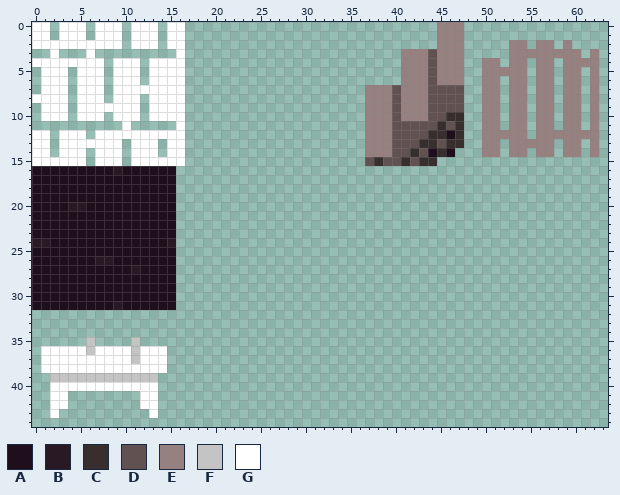
Pixel-art sprite, stored at assets/sprites/tiles.png. The picture above was drawn from the file before the commit.
The file is 64x64 pixels. Shown: x 0..63, y 0..44.
Palette (. is transparent): A #1f0f1c  B #291924  C #382e2e  D #625151  E #968080  F #c4c4c4  G #ffffff
Pixels before (only the part around the change), first column x 20:
 0 .........................EEE................
 1 .........................EEE................
 2 .........................EEE.....EE.EE.E....
 3 .....................EEEDEEE.....EEEEEEEE.E.
 4 .....................EEEDEEE..EE.EE.EE.EEEE.
 5 .....................EEEDEEE..EEEEE.EE.EE.E.
 6 .....................EEEDEEE..EE.EE.EE.EE.E.
 7 .................EEEDEEEDDDD..EE.EE.EE.EE.E.
 8 .................EEEDEEEDDDD..EE.EE.EE.EE.E.
 9 .................EEEDEEEDDDD..EE.EE.EE.EE.E.
10 .................EEEDEEEDDCC..EE.EE.EE.EE.E.
11 .................EEEDDDDDCDC..EE.EE.EE.EE.E.
12 .................EEEDDDDCCAC..EEEEE.EEEEEEE.
13 .................EEEDDDCCDCC..EE.EEEEE.EE.E.
14 .................EEEDDCDACA...EE.EE.EE.EE.E.
15 .................DCDDCDCC...................
16 ............................................
17 ............................................
18 ............................................
19 ............................................
20 ............................................
21 ............................................
22 ............................................
23 ............................................
24 ............................................
25 ............................................
26 ............................................
27 ............................................
28 ............................................
29 ............................................
30 ............................................
31 ............................................
32 ............................................
33 ............................................
34 ............................................
35 ............................................
The same view after the edit:
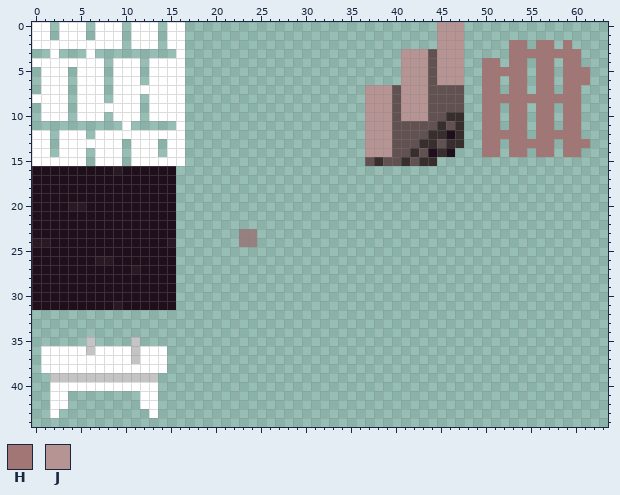
Colours new in this view: H #a37676  J #b79494
The exact change:
Changed rows in their new state; - is an unchanged pixel.
first column x 37:
 0 --------JJJ---------------
 1 --------JJJ---------------
 2 --------JJJ-----HH-HH-H---
 3 ----JJJ-JJJ-----HHHHHHHH-.
 4 ----JJJ-JJJ--HH-HH-HH-HH..
 5 ----JJJ-JJJ--HHHHH-HH-HHH.
 6 ----JJJ-JJJ--HH-HH-HH-HHH.
 7 JJJ-JJJ------HH-HH-HH-HH-.
 8 JJJ-JJJ------HHHHHHHHHHH-.
 9 JJJ-JJJ------HH-HH-HH-HH-.
10 JJJ-JJJ------HH-HH-HH-HH-.
11 JJJ----------HH-HH-HH-HH-.
12 JJJ----------HHHHH-HHHHH..
13 JJJ----------HH-HHHHH-HHH.
14 JJJ----------HH-HH-HH-HH-.
first column x 23:
23 EE
24 EE
